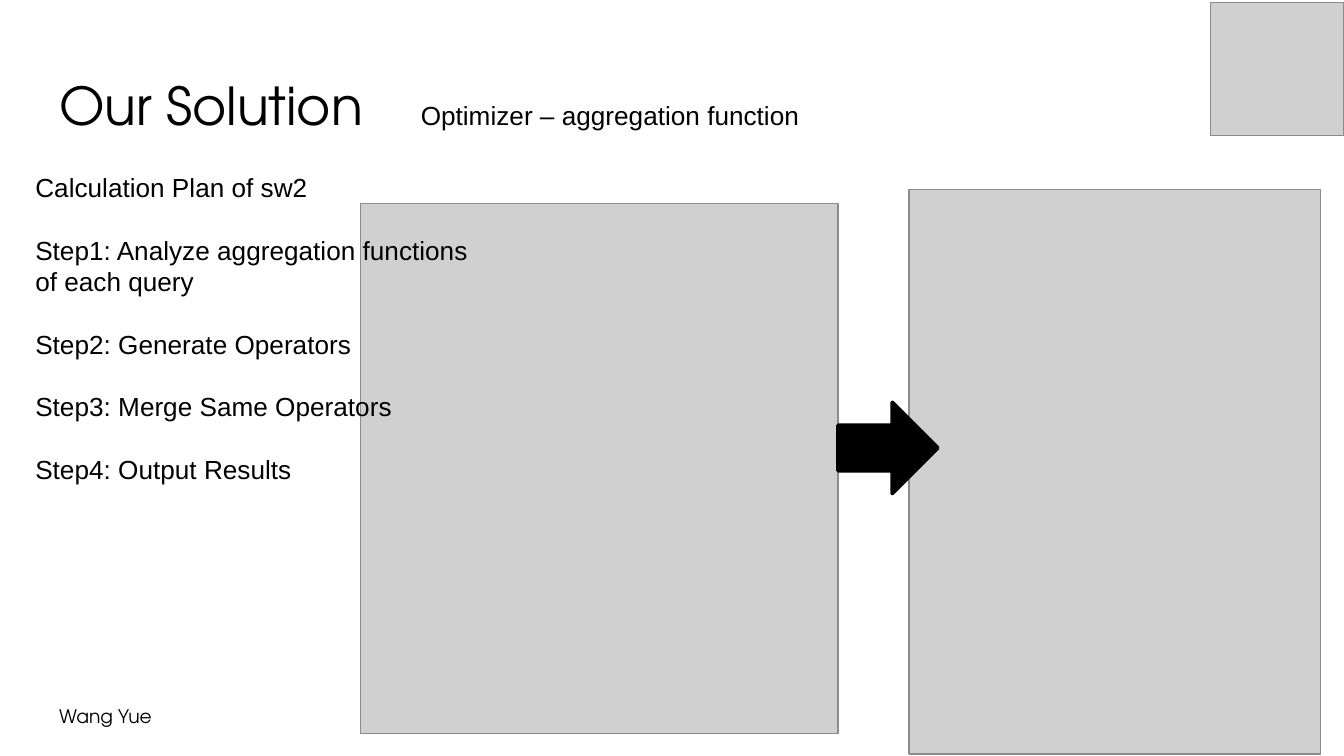
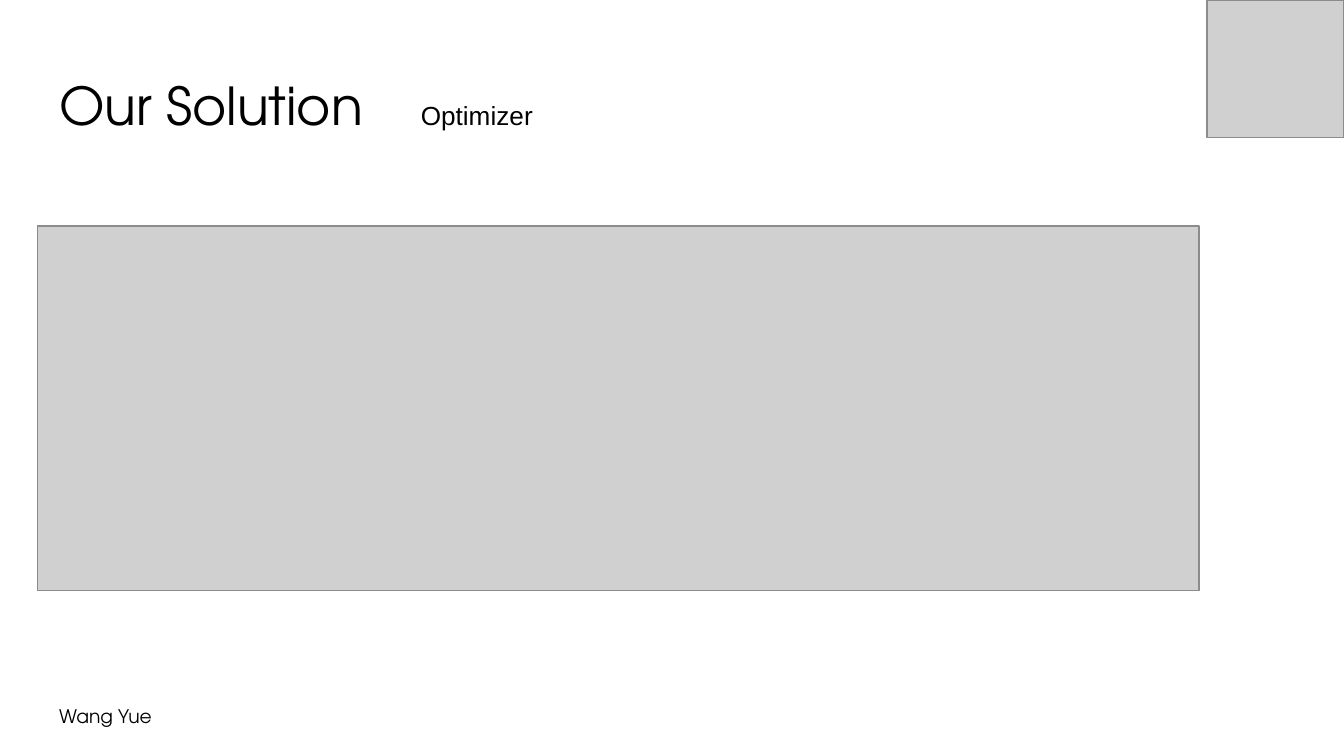
Before and after one commit to wywclmqf/DESengine, a slide deck: slide 27 of FigureScripts/symposium 2022-4.pptx (slide 30 before the commit). Drawn at 1344x756 pixels with LibreOffice and Linux fonts; fonts in the diff are those of the drawing; grey boxes stand for pictures; background and template pictures are left out. Boxes give left, top, right and bottom in pixels: in the first picture for what was removed or moved away, otherwise in the second. Text is boxed around its words. In the diff, an @@ line names an element or a change of style, - is before the commit and + after.

```diff
--- a/FigureScripts/symposium 2022-4.pptx
+++ b/FigureScripts/symposium 2022-4.pptx
@@ picture added at bbox=[1207, 0, 1344, 137] @@
@@ text at bbox=[59, 85, 533, 131]: text changed; size 14 to 28 pt; font Arial to TeX Gyre Adventor @@
-Our Solution Optimizer – aggregation function
+Our Solution Optimizer
@@ text removed at bbox=[35, 178, 468, 485] @@
-Calculation Plan of sw2
-Step1: Analyze aggregation functions of each query
-Step2: Generate Operators
-Step3: Merge Same Operators
-Step4: Output Results
@@ picture removed at bbox=[360, 204, 837, 734] @@
@@ picture removed at bbox=[909, 190, 1320, 754] @@
@@ picture added at bbox=[38, 226, 1200, 590] @@
@@ left arrow removed at bbox=[839, 402, 938, 493] @@
```
Also in this commit, not shown: 29 other slides changed, 4 slides added, 10 slides removed, 5 other files.
